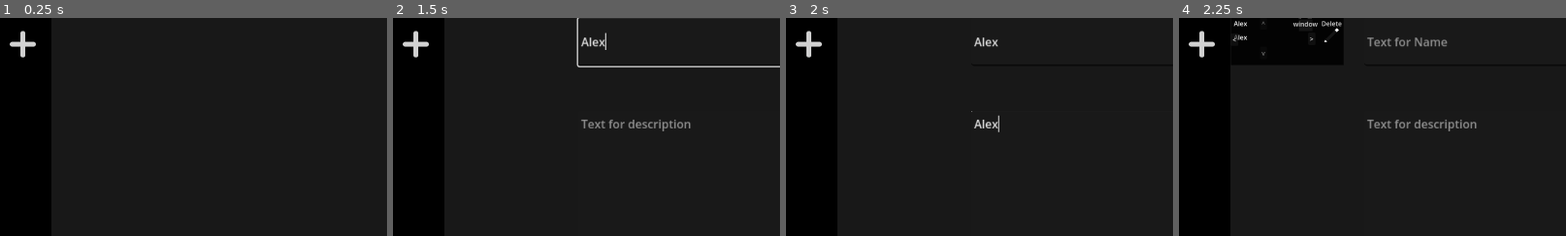
Above: before the commit, frames 1-4 (left to right).
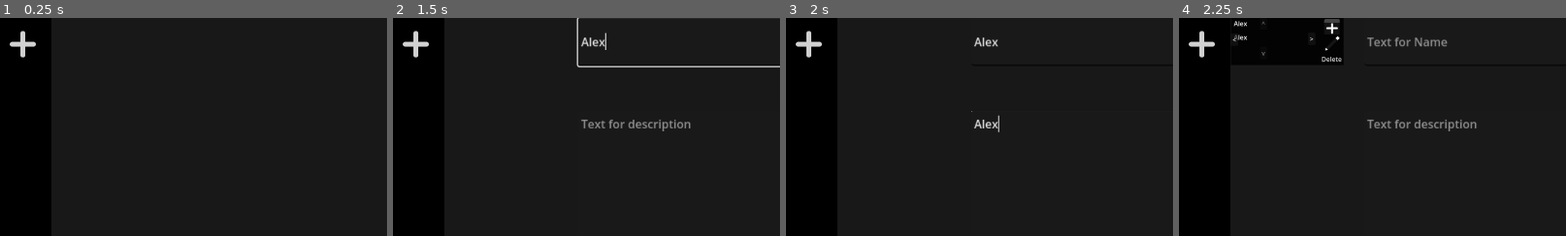
Above: after the commit, the same moments.

Repository: pandapanda135/todo_list
Game: Godot game, scene res://scenes/ui_test.tscn
The game is run twice, just before and just after one commit, with the same random seed, the same clock (stepped at 60 frames per second) and the same inputs.
Inputs (mouse positions are % of the whole screen's width and height, from its top left):
- Up to frame 1 (0.25 s): no input
- Up to frame 2 (1.5 s): click (3, 6) at 0.5 s; click (54, 5) at 1.27 s; type "Alex" at 1.35 s
- Up to frame 3 (2 s): click (54, 43) at 1.5 s; type "Alex" at 1.58 s
- Up to frame 4 (2.25 s): click "save" at 2 s
The pictures show only the part of the screen within x 0-50%, y 0-50%; the shares and areas given below are measured in that part.

Frames 1-3 are identical in both runs. In frame 4, 0.4% of the frame differs, in the area x 29-43%, y 0-20%.

Commit message:
reduce spamming of close save and new icons

Diff:
--- a/project.godot
+++ b/project.godot
@@ -13,7 +13,7 @@
 config/name="todo_list"
 run/main_scene="res://scenes/ui_test.tscn"
 config/features=PackedStringArray("4.3", "GL Compatibility")
-config/icon="res://icon.svg"
+config/icon="res://assets/icon.png"
 
 [autoload]
 
--- a/scenes/individual_node_test.tscn
+++ b/scenes/individual_node_test.tscn
@@ -2,7 +2,7 @@
 
 [ext_resource type="Script" path="res://scripts/node_script.gd" id="1_gbth7"]
 [ext_resource type="Script" path="res://scripts/window_button.gd" id="2_ecya8"]
-[ext_resource type="Texture2D" uid="uid://cwria8455p1rh" path="res://assets/Window.png" id="3_0se6n"]
+[ext_resource type="Texture2D" uid="uid://b6ke84oxemstp" path="res://assets/icon_new_window.png" id="3_6pp3e"]
 [ext_resource type="Script" path="res://scripts/delete_button.gd" id="3_ictxv"]
 [ext_resource type="Script" path="res://scripts/edit_button.gd" id="4_1npj4"]
 [ext_resource type="PackedScene" uid="uid://d1dw4yunexyww" path="res://scenes/Modal.tscn" id="5_yitny"]
@@ -108,39 +108,32 @@
 mouse_filter = 1
 text = "v"
 
-[node name="WindowButton2" type="TextureButton" parent="."]
+[node name="WindowButton" type="TextureButton" parent="."]
 layout_mode = 0
-offset_left = 168.0
-offset_top = 1.0
-offset_right = 680.0
-offset_bottom = 513.0
-scale = Vector2(0.065, 0.065)
-texture_normal = ExtResource("3_0se6n")
-
-[node name="WindowButton" type="Button" parent="."]
-layout_mode = 0
-offset_left = 149.0
-offset_right = 220.0
-offset_bottom = 33.0
-text = "window"
-flat = true
+offset_left = 231.0
+offset_top = 4.0
+offset_right = 295.0
+offset_bottom = 68.0
+scale = Vector2(0.6, 0.6)
+texture_normal = ExtResource("3_6pp3e")
 script = ExtResource("2_ecya8")
 
 [node name="DeleteButton" type="Button" parent="."]
 layout_mode = 0
 offset_left = 220.0
+offset_top = 88.0
 offset_right = 279.0
-offset_bottom = 31.0
+offset_bottom = 119.0
 text = "Delete"
 flat = true
 script = ExtResource("3_ictxv")
 
 [node name="EditButton" type="TextureButton" parent="."]
 layout_mode = 0
-offset_left = 229.0
-offset_top = 27.0
-offset_right = 293.0
-offset_bottom = 91.0
+offset_left = 231.0
+offset_top = 47.0
+offset_right = 295.0
+offset_bottom = 111.0
 scale = Vector2(0.6, 0.6)
 texture_normal = ExtResource("6_p7blp")
 script = ExtResource("4_1npj4")
--- a/scenes/window_scene.tscn
+++ b/scenes/window_scene.tscn
@@ -61,3 +61,11 @@
 
 Aptent nec vulputate per proin consectetur suscipit ante felis. Proin nibh laoreet aptent; porttitor mauris urna. Nostr …(438 unchanged characters)…
 autowrap_mode = 3
+
+[node name="Background" type="ColorRect" parent="Control"]
+show_behind_parent = true
+z_index = -1
+layout_mode = 0
+offset_right = 40000.0
+offset_bottom = 400000.0
+color = Color(0, 0, 0, 1)
--- a/scripts/node_script.gd
+++ b/scripts/node_script.gd
@@ -34,10 +34,12 @@
 func _get_save_file() -> void: # this is used for edit button
 	SaveSystem.selected_json_file = json_file
 
+var node_has_saved:bool = false
 func _save_index(save_time:int,is_closing:bool) -> void: # modify this is it adds a 5 min timer that will have a signal that when over it will run this line (issue where index is set to -1 until timer is finished)
 	print("SAVE_INDEX RUN")
 
-	if is_closing == true:
+	if is_closing == true and node_has_saved == false:
+		node_has_saved = true
 		SaveSystem.change_note(json_file,3,"",self.get_index())
 		return
 
@@ -217,7 +219,9 @@
 	return self.get_index()
 
 #handles saving index when closed
+var already_sent:bool = false
 func _notification(what):
-	if what == NOTIFICATION_WM_CLOSE_REQUEST:
+	if what == NOTIFICATION_WM_CLOSE_REQUEST and already_sent == false:
+		already_sent = true
 		SignalManager.emit_signal("index_saving",0,true)
 		get_tree().quit()
Binary file added: assets/icon.png
Not shown, added: assets/icon.png.import
Binary file added: assets/icon_new_window.png
Not shown, added: assets/icon_new_window.png.import
